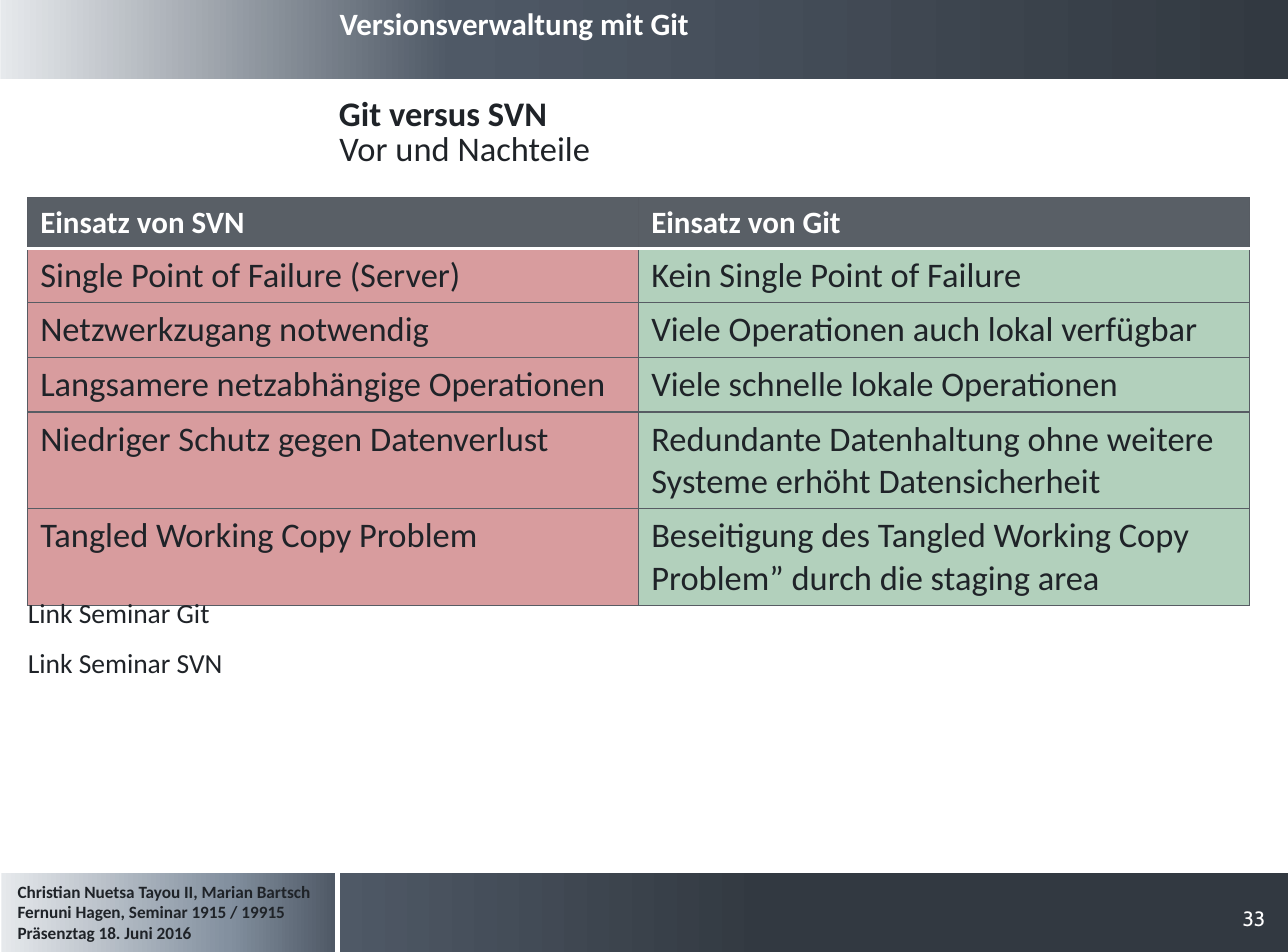
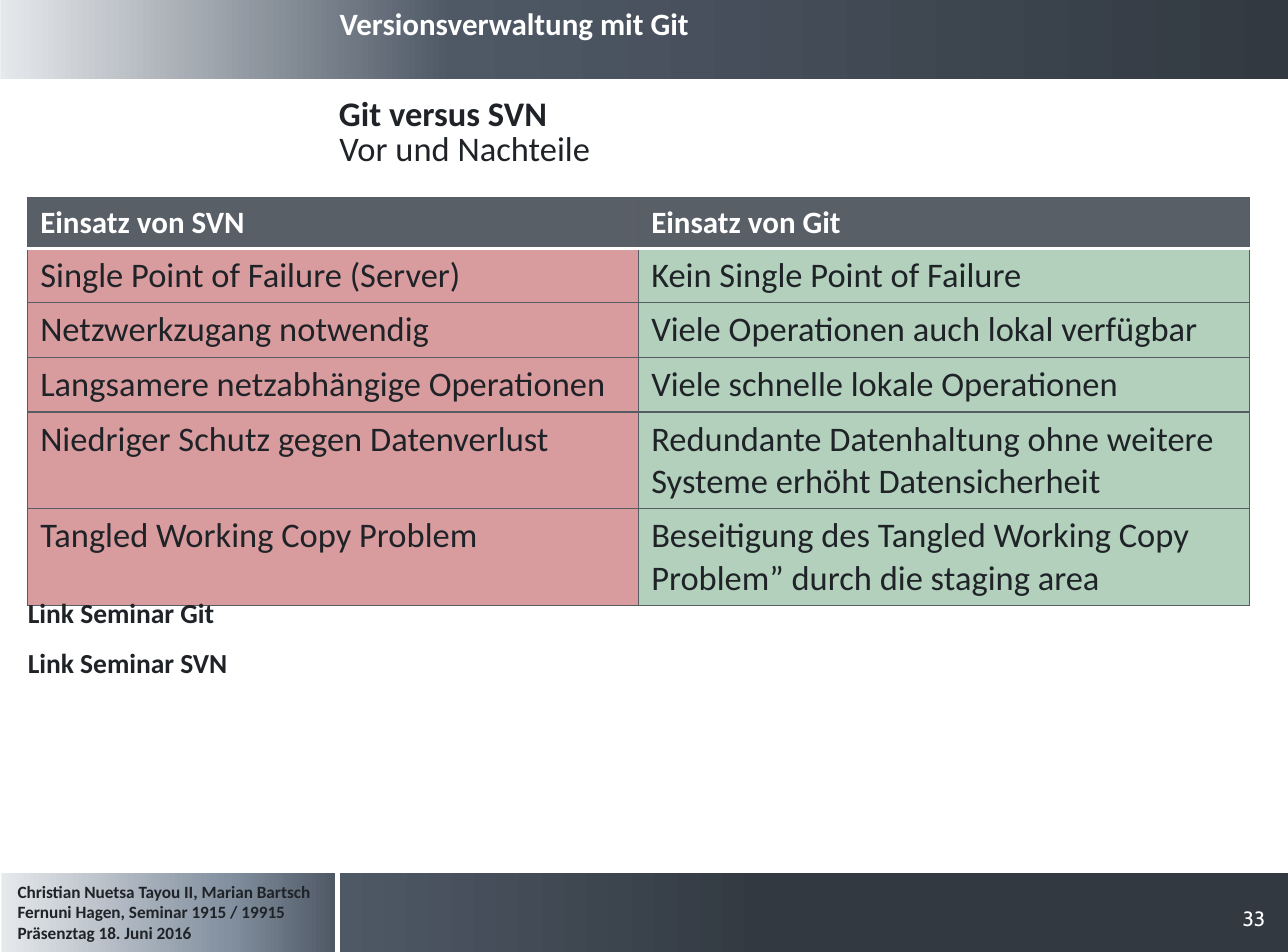
Before and after one commit to cristallin/git-project-seminar, a slide deck: slide 33 of Präsentation_Seminararbeit.pptx. Drawn at 1288x952 pixels with LibreOffice and Linux fonts; fonts in the diff are those of the drawing; background and template pictures are left out. Boxes give left, top, right and bottom in pixels: in the first picture for what was removed or moved away, otherwise in the second. Text is boxed around its words. In the diff, an @@ line names an element or a change of style, - is before the commit and + after.

```diff
--- a/Präsentation_Seminararbeit.pptx
+++ b/Präsentation_Seminararbeit.pptx
@@ text "Link Seminar Git" at [28, 600, 214, 630]: bold on @@
@@ text "Link Seminar SVN" at [28, 653, 227, 674]: bold on @@
```
Also in this commit, not shown: 5 other slides changed.
